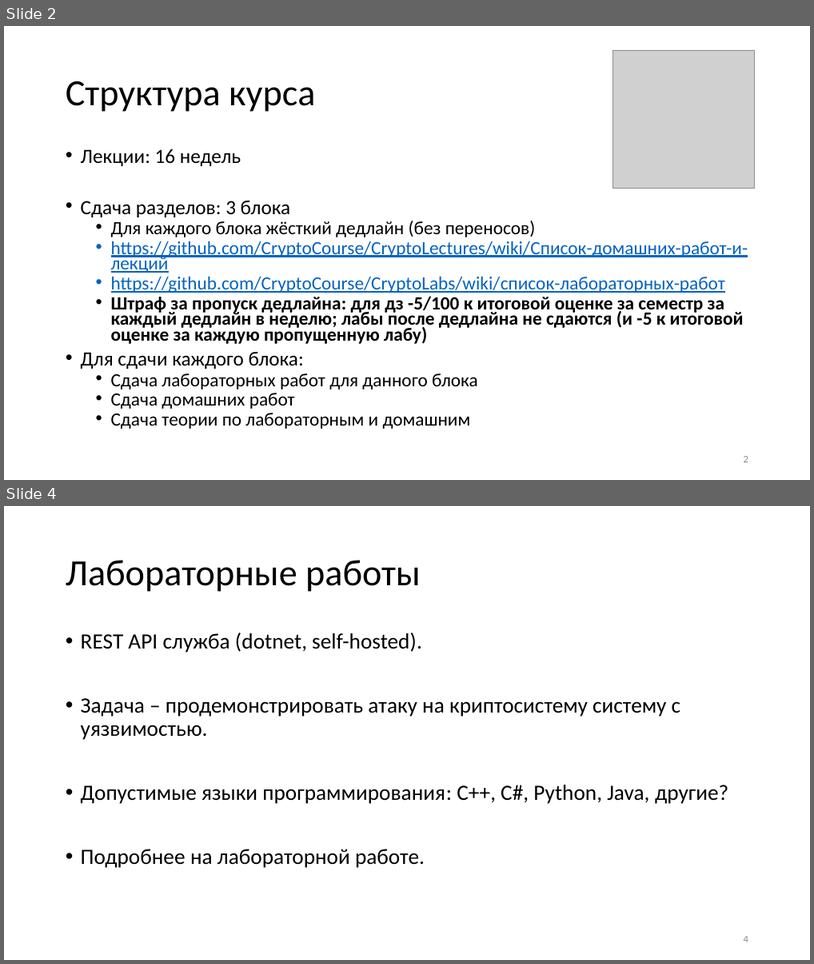
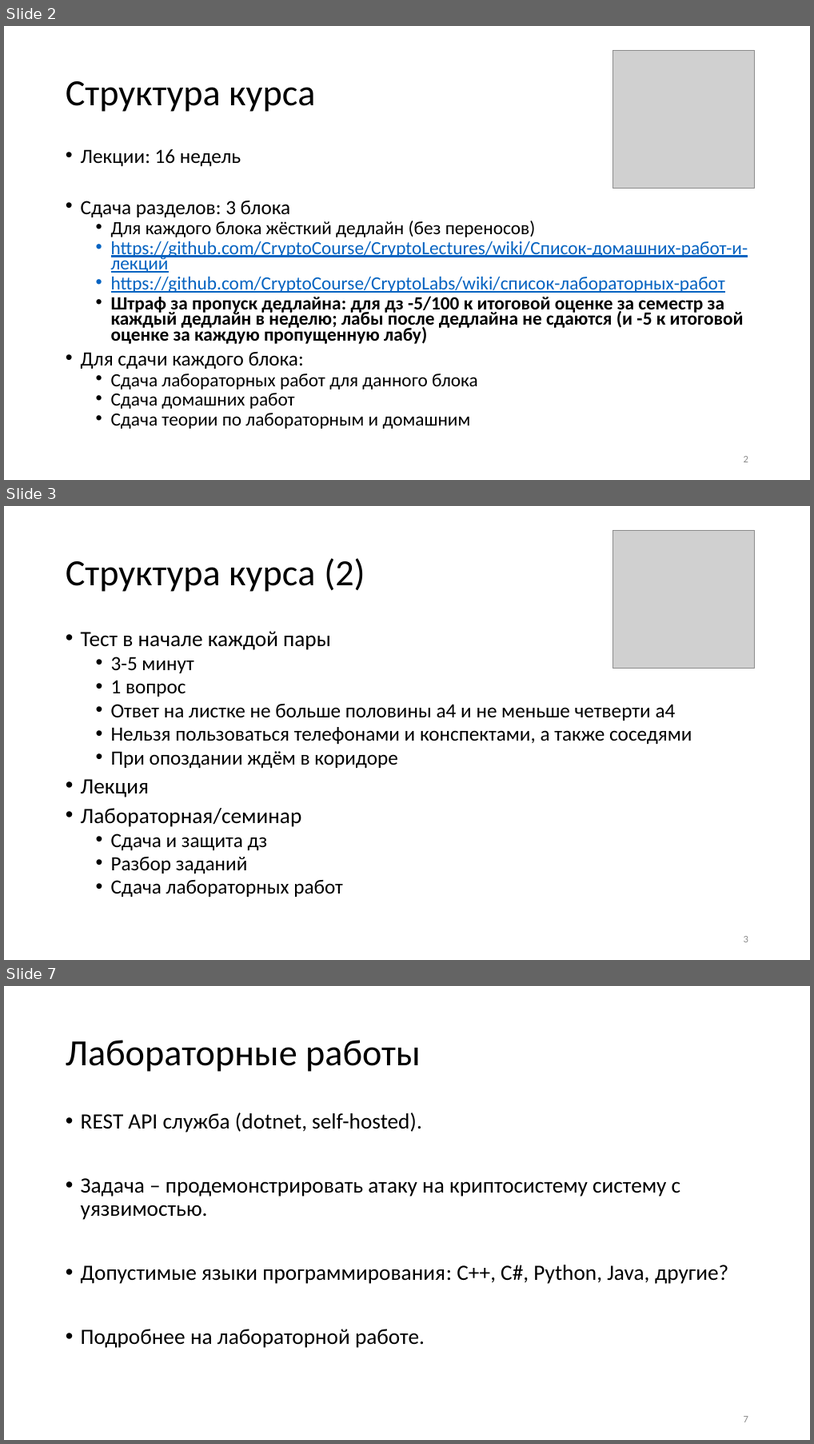
Before and after one commit to CryptoCourse/CryptoLectures, a slide deck: Lectures/Lecture1.pptx. Shown one above the other, each under a label of ours: slides 2 and 4 before the commit, slides 2, 3 and 7 after it; the slides between them are not shown. The pictures are 814x964 and 814x1444 pixels, drawn with LibreOffice and Linux fonts; fonts in the diff are those of the drawing; grey boxes stand for pictures. Boxes give left, top, right and bottom in pixels: in the first picture for what was removed or moved away, otherwise in the second. Text is boxed around its words. In the diff, an @@ line names an element or a change of style, - is before the commit and + after.

```diff
--- a/Lectures/Lecture1.pptx
+++ b/Lectures/Lecture1.pptx
@@ slide 3 added at [4, 506, 810, 960], background #FFFFFF @@
@@ picture added at [613, 530, 754, 668] @@
@@ title added at [66, 558, 365, 592], 44 pt, text #000000 @@
+Структура курса (2)
@@ text added at [81, 631, 692, 896], 24 pt, text #000000 @@
+• Тест в начале каждой пары
+  • 3-5 минут
+  • 1 вопрос
+  • Ответ на листке не больше половины a4 и не меньше четверти а4
+  • Нельзя пользоваться телефонами и конспектами, а также соседями
+  • При опоздании ждём в коридоре
+• Лекция
+• Лабораторная/семинар
+  • Сдача и защита дз
+  • Разбор заданий
+  • Сдача лабораторных работ
@@ page number added at [744, 936, 749, 942], 12 pt, text #8C8C8C @@
+3
@@ what was slide 4 is now slide 7 @@
@@ page number at [744, 1416, 749, 1422]: text changed @@
-4
+7
```
Also in this commit, not shown: 3 slides changed, 2 other slides added.
